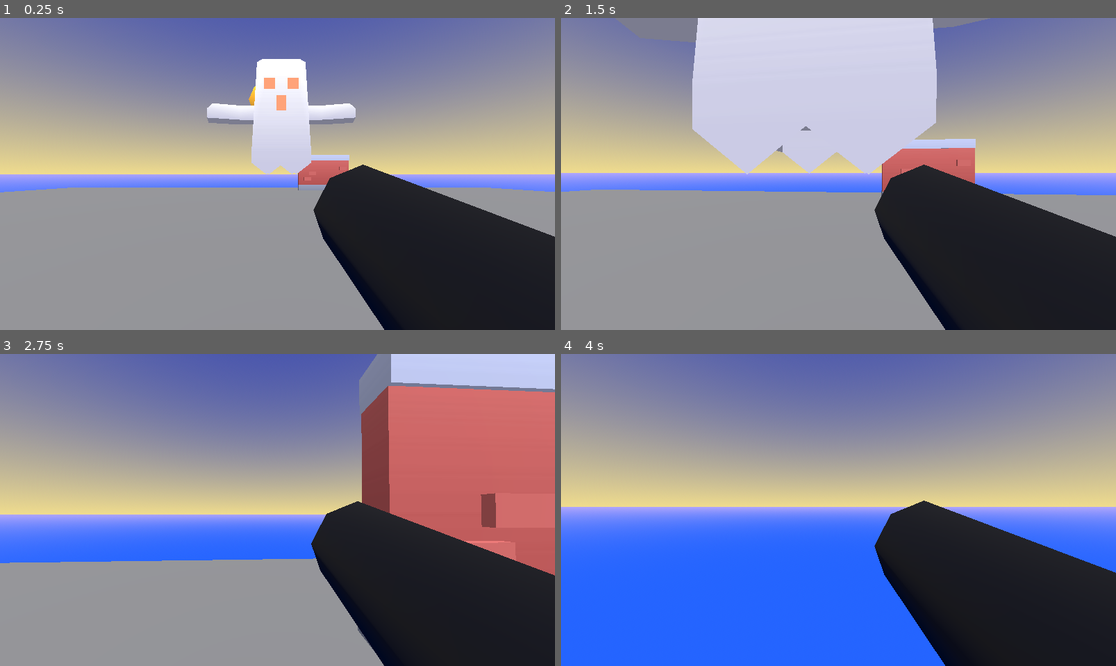
Above: before the commit, frames 1-4 (two rows, left to right).
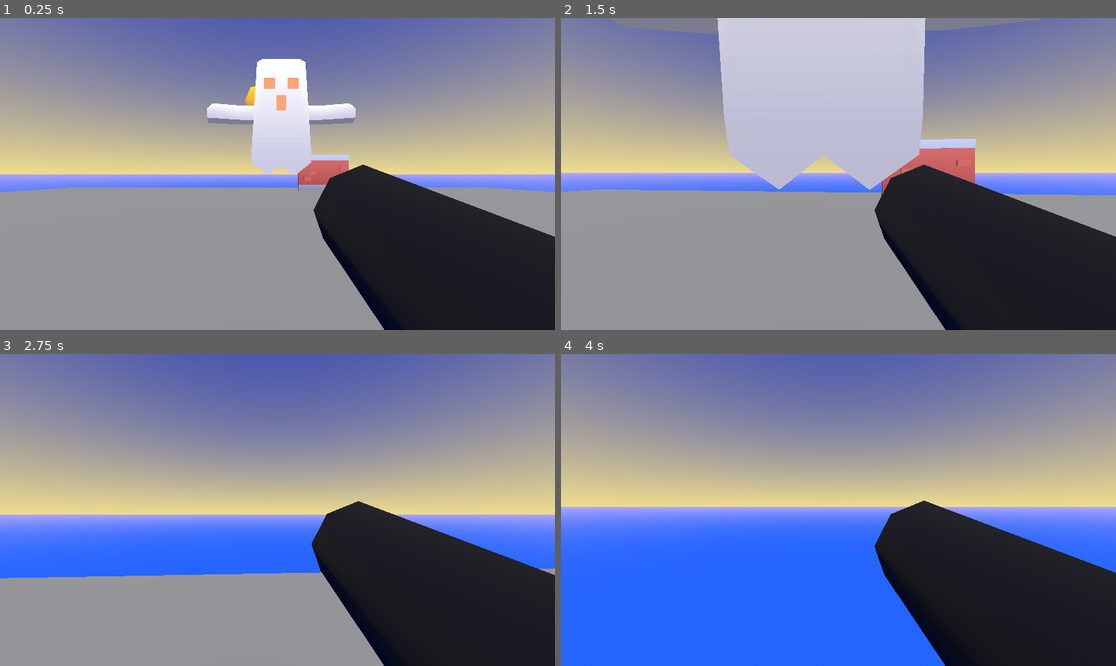
Above: after the commit, the same moments.

Repository: florianvazelle/BossRush
Game: Godot game, scene res://scenes/main.tscn
Two runs of this game, one before a commit and one after it. Both use one fixed random seed, a clock stepped at 60 frames per second and the inputs below.
Inputs (mouse positions are in pixels of both pictures, inside the frame that each line leads up to):
- Up to frame 1 (0.25 s): no input
- Up to frame 2 (1.5 s): tap Enter at 0.5 s; move the mouse to (866, 174) at 0.52 s; hold W (pm_moveforward) from 0.53 s (still down); tap R at 0.6 s; tap Space (jump) at 0.77 s; move the mouse to (810, 174) at 1.27 s; click (810, 174) at 1.35 s
- Up to frame 3 (2.75 s): keep holding W (pm_moveforward); tap Space (jump) at 1.52 s; tap R at 1.55, 2.3 s; move the mouse to (288, 503) at 2.02 s; hold Shift (sprint) from 2.03 s (still down)
- Up to frame 4 (4 s): keep holding W (pm_moveforward); move the mouse to (832, 516) at 2.77 s; release Shift (sprint) at 2.78 s; tap R at 2.85, 3.8 s; tap Space (jump) at 3.02, 3.5, 3.77 s; move the mouse to (877, 513) at 3.52 s; tap T at 3.6 s

The runs differ from the first frame. In frame 1, less than 0.1% of the frame differs, in the area x 44-46%, y 21-29%; in frame 2, 4.7%; in frame 3, 23%, in the area x 0-100%, y 0-96%; in frame 4, less than 0.1%.

Commit message:
fix collision layers

Diff:
--- a/project.godot
+++ b/project.godot
@@ -105,3 +105,11 @@
 "events": [Object(InputEventMouseButton,"resource_local_to_scene":false,"resource_name":"","device":-1,"window_id":0,"a …(258 unchanged characters)…
 ]
 }
+
+[layer_names]
+
+3d_physics/layer_1="Player"
+3d_physics/layer_2="Boss"
+3d_physics/layer_3="Weakpoint"
+3d_physics/layer_4="Ammo"
+3d_physics/layer_5="Obstacle"
--- a/scenes/ammo.tscn
+++ b/scenes/ammo.tscn
@@ -8,6 +8,8 @@
 
 [node name="Ammo" type="RigidBody3D"]
 transform = Transform3D(1, 0, 0, 0, 1, 0, -3.72529e-09, 0, 1, 0, 0, 0)
+collision_layer = 8
+collision_mask = 6
 contact_monitor = true
 max_contacts_reported = 10
 script = ExtResource("1_fwuug")
--- a/scenes/boss/ghost.tscn
+++ b/scenes/boss/ghost.tscn
@@ -11,19 +11,23 @@
 size = Vector3(0.877441, 0.0971069, 0.165527)
 
 [node name="Ghost" type="Node3D"]
+
+[node name="GhostBody" type="RigidBody3D" parent="."]
+collision_layer = 2
+collision_mask = 9
+gravity_scale = 0.0
 script = ExtResource("1_khqc0")
 
-[node name="Ghost" type="StaticBody3D" parent="."]
-
-[node name="BodyCollisionShape" type="CollisionShape3D" parent="Ghost"]
-transform = Transform3D(1, 0, 0, 0, 1, 0, 0, 0, 1, 0, 0.460189, 0.000335693)
+[node name="BodyCollisionShape" type="CollisionShape3D" parent="GhostBody"]
+transform = Transform3D(10, 0, 0, 0, 10, 0, 0, 0, 10, 0, 4.65441, 0.000335693)
 shape = SubResource("BoxShape3D_l0y4o")
 
-[node name="ArmsCollisionShape" type="CollisionShape3D" parent="Ghost"]
-transform = Transform3D(1, 0, 0, 0, 1, 0, 0, 0, 1, -0.00219727, 0.462722, 0.0245056)
+[node name="ArmsCollisionShape" type="CollisionShape3D" parent="GhostBody"]
+transform = Transform3D(10, 0, 0, 0, 10, 0, 0, 0, 10, -0.00219727, 4.65694, 0.0245056)
 shape = SubResource("BoxShape3D_5nwp8")
 
-[node name="character-ghost" parent="Ghost" instance=ExtResource("1_674k0")]
+[node name="character-ghost" parent="GhostBody" instance=ExtResource("1_674k0")]
+transform = Transform3D(10, 0, 0, 0, 10, 0, 0, 0, 10, 0, 0, 0)
 
-[node name="Weakpoint" parent="." instance=ExtResource("2_i317k")]
-transform = Transform3D(1, 0, 0, 0, 1, 0, 0, 0, 1, -0.0924921, 0.582854, -0.122483)
+[node name="Weakpoint" parent="GhostBody" instance=ExtResource("2_i317k")]
+transform = Transform3D(10, 0, 0, 0, 10, 0, 0, 0, 10, -1.15, 5.75, -1.15)
--- /dev/null
+++ b/scenes/boss/zombie.tscn
@@ -0,0 +1,33 @@
+[gd_scene load_steps=6 format=3 uid="uid://d1ik213bdwkfv"]
+
+[ext_resource type="Script" path="res://scripts/boss.gd" id="1_43q1a"]
+[ext_resource type="PackedScene" uid="uid://8hn130eerinn" path="res://assets/models/graveyard/character-zombie.fbx" id="1_jdl0n"]
+[ext_resource type="PackedScene" uid="uid://df805u6l6lhoh" path="res://scenes/weakpoint.tscn" id="2_7i048"]
+
+[sub_resource type="BoxShape3D" id="BoxShape3D_olkwr"]
+size = Vector3(0.312958, 0.580566, 0.322571)
+
+[sub_resource type="BoxShape3D" id="BoxShape3D_hrha5"]
+size = Vector3(0.877441, 0.0971069, 0.165527)
+
+[node name="Zombie" type="Node3D"]
+
+[node name="ZombieBody" type="RigidBody3D" parent="."]
+collision_layer = 2
+collision_mask = 9
+gravity_scale = 0.0
+script = ExtResource("1_43q1a")
+
+[node name="BodyCollisionShape" type="CollisionShape3D" parent="ZombieBody"]
+transform = Transform3D(10, 0, 0, 0, 10, 0, 0, 0, 10, 0, 4.65441, 0.000335693)
+shape = SubResource("BoxShape3D_olkwr")
+
+[node name="ArmsCollisionShape" type="CollisionShape3D" parent="ZombieBody"]
+transform = Transform3D(10, 0, 0, 0, 10, 0, 0, 0, 10, -0.00219727, 4.65694, 0.0245056)
+shape = SubResource("BoxShape3D_hrha5")
+
+[node name="character-zombie" parent="ZombieBody" instance=ExtResource("1_jdl0n")]
+transform = Transform3D(10, 0, 0, 0, 10, 0, 0, 0, 10, 0, 0, 0)
+
+[node name="Weakpoint" parent="ZombieBody" instance=ExtResource("2_7i048")]
+transform = Transform3D(10, 0, 0, 0, 10, 0, 0, 0, 10, 0, 5.67973, -1.41363)
--- a/scenes/main.tscn
+++ b/scenes/main.tscn
@@ -1,9 +1,10 @@
-[gd_scene load_steps=8 format=3 uid="uid://cwfu5gdkeefe3"]
+[gd_scene load_steps=9 format=3 uid="uid://cwfu5gdkeefe3"]
 
 [ext_resource type="Script" path="res://scripts/main.gd" id="1_nernh"]
 [ext_resource type="PackedScene" uid="uid://bdupkh0grwy27" path="res://scenes/player/player.tscn" id="2_mkirp"]
 [ext_resource type="PackedScene" uid="uid://b0ihe47wovtir" path="res://scenes/brick_wall.tscn" id="3_anfa8"]
 [ext_resource type="PackedScene" uid="uid://cyreud6bx7lpp" path="res://scenes/boss/ghost.tscn" id="4_iw6rf"]
+[ext_resource type="PackedScene" uid="uid://d1ik213bdwkfv" path="res://scenes/boss/zombie.tscn" id="5_42rc4"]
 
 [sub_resource type="ProceduralSkyMaterial" id="ProceduralSkyMaterial_1avmj"]
 sky_top_color = Color(0.185614, 0.254854, 0.699219, 1)
@@ -32,6 +33,8 @@
 [node name="CSGBox3D" type="CSGBox3D" parent="."]
 transform = Transform3D(1, 0, 0, 0, 1, 0, 0, 0, 1, 0, -1, 0)
 use_collision = true
+collision_layer = 16
+collision_mask = 25
 size = Vector3(50, 1, 50)
 
 [node name="WorldEnvironment" type="WorldEnvironment" parent="."]
@@ -41,9 +44,14 @@
 
 [node name="BrickWall" parent="Arena" instance=ExtResource("3_anfa8")]
 transform = Transform3D(5, 0, 0, 0, 5, 0, 0, 0, 5, 4.38223, -0.5, -20.2495)
+collision_layer = 16
+collision_mask = 9
 
 [node name="Ghost" parent="." instance=ExtResource("4_iw6rf")]
-transform = Transform3D(10, 0, 0, 0, 10, 0, 0, 0, 10, 0, 0, -11.99)
+transform = Transform3D(1, 0, 0, 0, 1, 0, 0, 0, 1, 0, 0, -11.99)
+
+[node name="Zombie" parent="." instance=ExtResource("5_42rc4")]
+transform = Transform3D(0.403386, 0, 0.91503, 0, 1, 0, -0.91503, 0, 0.403386, -12.3111, 0.860203, 0.429888)
 
 [node name="DirectionalLight3D" type="DirectionalLight3D" parent="."]
 transform = Transform3D(1, 0, 0, 0, 0.731723, 0.681603, 0, -0.681603, 0.731723, 0, 9.75889, 0)
--- a/scenes/player/player.tscn
+++ b/scenes/player/player.tscn
@@ -10,7 +10,8 @@
 albedo_color = Color(0, 0, 0, 1)
 
 [node name="Player" groups=["player"] instance=ExtResource("1_t1jcr")]
-collision_mask = 7
+collision_layer = 1
+collision_mask = 22
 
 [node name="Head" parent="." index="1" instance=ExtResource("2_41iu1")]
 
--- a/scenes/weakpoint.tscn
+++ b/scenes/weakpoint.tscn
@@ -13,6 +13,8 @@
 data = PackedVector3Array(0, 0.5, 0, 0, 0.5, 0, 0, 0.3536, 0.3536, 0, 0.5, 0, 0.3062, 0.3536, 0.1768, 0, 0.3536, 0.3536 …(2570 unchanged characters)…
 
 [node name="Weakpoint" type="StaticBody3D"]
+collision_layer = 4
+collision_mask = 8
 script = ExtResource("1_vdgd2")
 
 [node name="WeakpointMesh" type="MeshInstance3D" parent="."]
